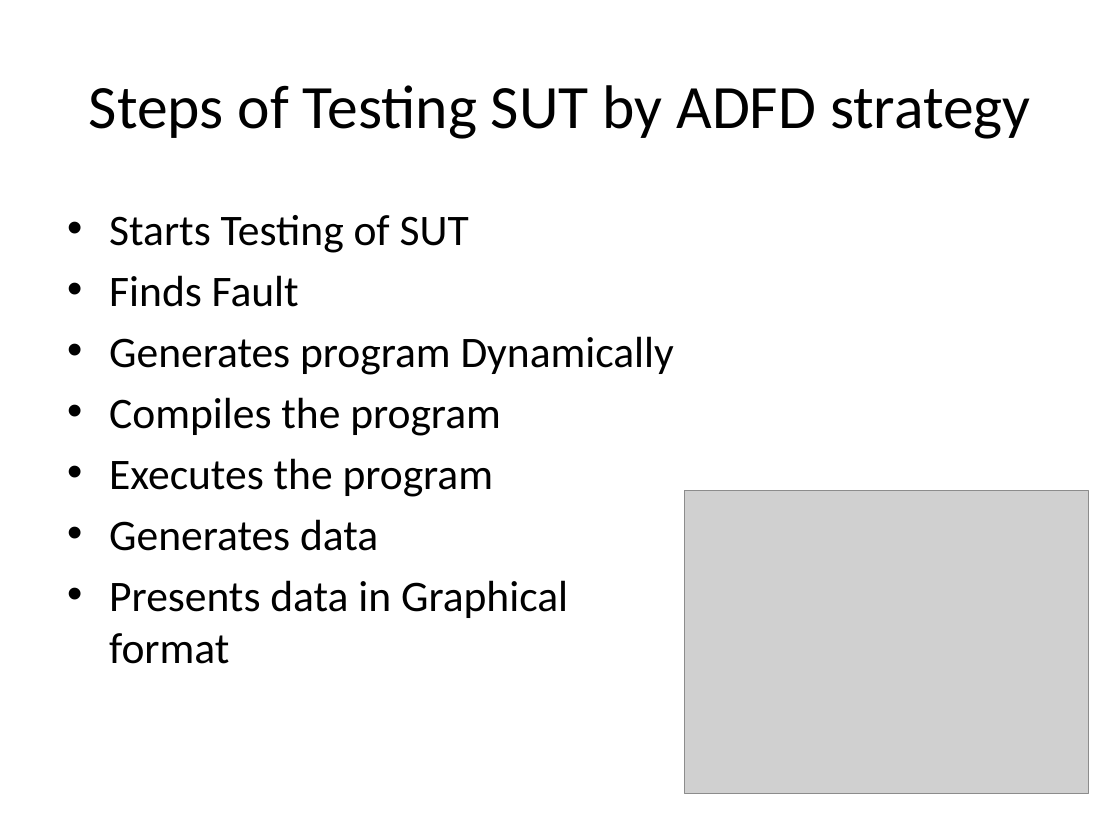
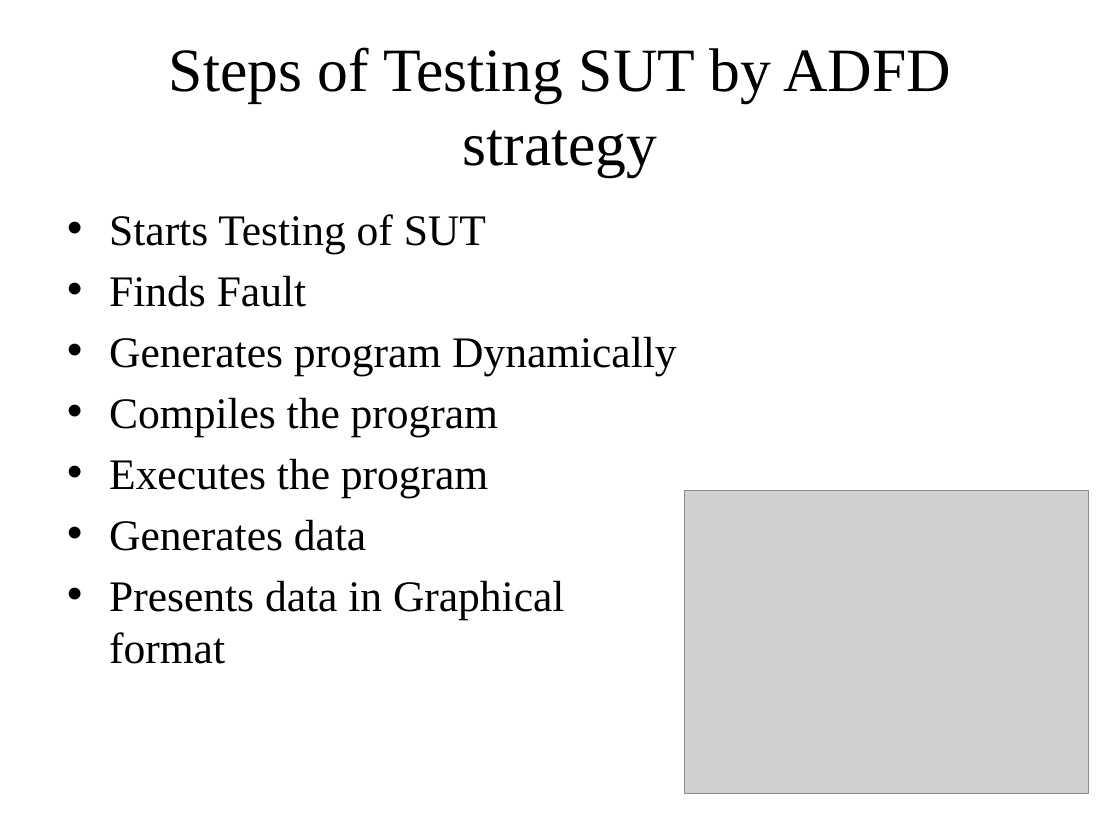
Before and after one commit to maochy/yeti-test, a slide deck: slide 18 of ThesisSeminar/newOne.pptx. Drawn at 1120x840 pixels with LibreOffice and Linux fonts; fonts in the diff are those of the drawing; grey boxes stand for pictures. Boxes give left, top, right and bottom in pixels: in the first picture for what was removed or moved away, otherwise in the second. Text is boxed around its words. In the diff, an @@ line names an element or a change of style, - is before the commit and + after.

```diff
--- a/ThesisSeminar/newOne.pptx
+++ b/ThesisSeminar/newOne.pptx
@@ title "Steps of Testing SUT by ..." at [169, 47, 951, 176]: font Calibri to Times New Roman @@
@@ text "Starts Testing of SUT" at [109, 214, 677, 664]: font Calibri to Times New Roman @@
```
Also in this commit, not shown: 19 other slides changed, 1 other file.
